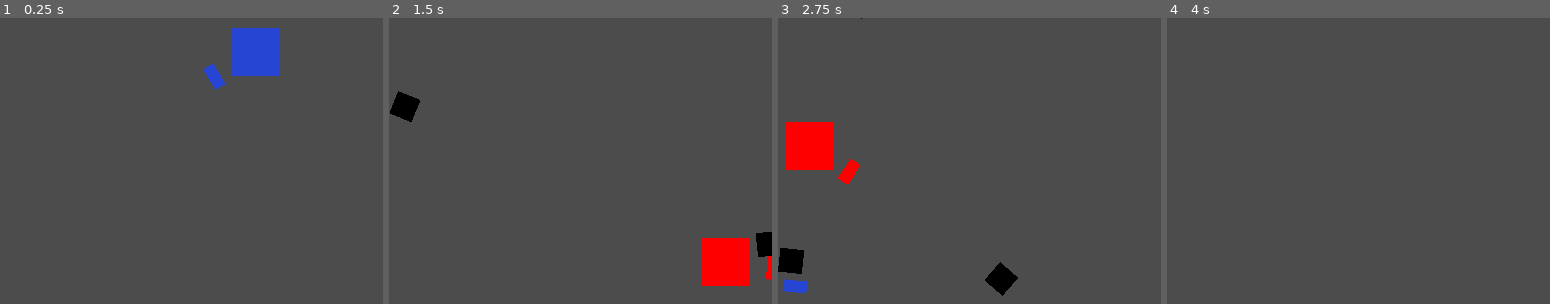
Above: before the commit, frames 1-4 (left to right).
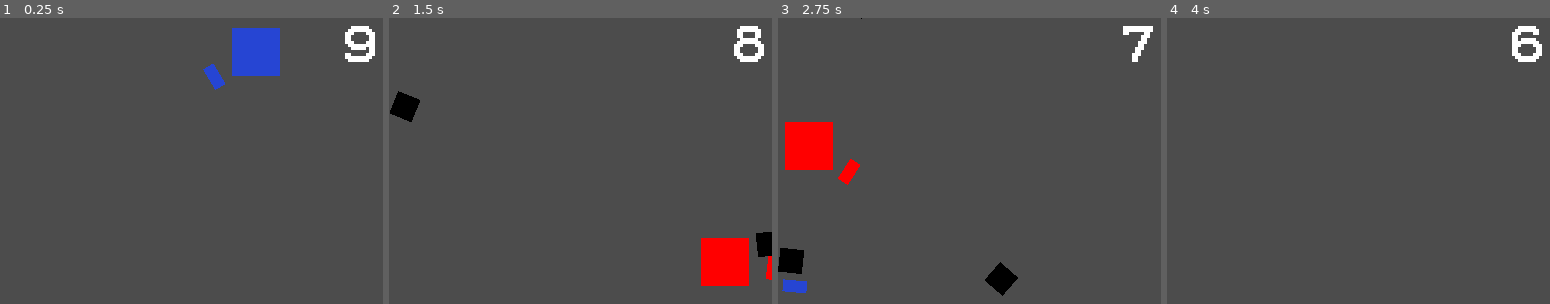
Above: after the commit, the same moments.

Repository: SaviHex/gmtk2020
Game: Godot game, scene res://core/Main/Main.tscn
The game is run twice, just before and just after one commit, with the same random seed, the same clock (stepped at 60 frames per second) and the same inputs.
Inputs (mouse positions are % of the whole screen's width and height, from its top left):
- Up to frame 1 (0.25 s): no input
- Up to frame 2 (1.5 s): tap Enter at 0.5 s; move the mouse to (72, 45) at 0.52 s; hold D (right) 0.53-1.28 s; click (72, 45) at 0.6 s; tap Space at 0.77 s; move the mouse to (30, 55) at 1.27 s; hold S (down) from 1.28 s (still down); click (30, 55) at 1.35 s
- Up to frame 3 (2.75 s): tap Space at 1.52 s; move the mouse to (60, 28) at 2.02 s; release S (down) at 2.03 s; hold D (right) from 2.03 s (still down); click (60, 28) at 2.1 s
- Up to frame 4 (4 s): move the mouse to (45, 70) at 2.77 s; release D (right) at 2.78 s; hold W (up) 2.78-3.53 s; click (45, 70) at 2.85 s; tap Space at 3.02, 3.77 s; move the mouse to (80, 65) at 3.52 s; hold A (left) from 3.53 s (still down); click (80, 65) at 3.6 s
The pictures show only the part of the screen within x 39-89%, y 6-56%; the shares and areas given below are measured in that part.

The runs differ from the first frame. In frame 1, 0.6% of the frame differs, in the area x 90-98%, y 2-16%; in frame 2, 0.6%; in frame 3, 0.4%; in frame 4, 0.6%.

Commit message:
Added basic level transition

Diff:
--- a/src/core/Main/Main.gd
+++ b/src/core/Main/Main.gd
@@ -1,13 +1,24 @@
 extends Node2D
 
+export(String) var next_level
+export(int) var wait_time
+
+onready var timer = get_node("Timer")
+onready var time_left_label = get_node("Timer/TimeLeft")
 
 var paths: Array
 var characters: Array
 
 func _ready() -> void:
+	timer.wait_time = wait_time
+	timer.start()
+
 	self.paths = $EnemyPaths.get_children()
 	self.characters = $Characters.get_children()
 	init_enemies()
+
+func _physics_process(delta):
+	time_left_label.set_text(str(floor(timer.time_left)))
 
 func _input(event: InputEvent) -> void:
 	if event is InputEventKey and event.scancode == KEY_SPACE and event.is_pressed():
@@ -23,7 +34,6 @@
 func get_next_char(i: int) -> Node2D:
 	return self.characters[(i + 1) % self.characters.size()]
 
-
 func switcheroo():
 	var i = 0
 	for c in self.characters:
@@ -36,3 +46,6 @@
 	self.characters.push_back(front_char)
 
 	init_enemies()
+
+func _on_Timer_timeout():
+	get_tree().change_scene(next_level)
--- a/src/core/Main/Main.tscn
+++ b/src/core/Main/Main.tscn
@@ -1,27 +1,34 @@
-[gd_scene load_steps=8 format=2]
+[gd_scene load_steps=11 format=2]
 
 [ext_resource path="res://core/player/Player.tscn" type="PackedScene" id=1]
 [ext_resource path="res://core/enemy/Enemy.tscn" type="PackedScene" id=2]
 [ext_resource path="res://core/Main/Main.gd" type="Script" id=3]
 [ext_resource path="res://core/EnemyPath/EnemyPath.tscn" type="PackedScene" id=4]
+[ext_resource path="res://fonts/pixel12x10/Pixel12x10.ttf" type="DynamicFontData" id=5]
+[ext_resource path="res://menus/main_theme.tres" type="Theme" id=6]
 
-[sub_resource type="Curve2D" id=3]
+[sub_resource type="Curve2D" id=1]
 _data = {
 "points": PoolVector2Array( 0, 0, 0, 0, 21.6484, 24.9131, 0, 0, 0, 0, 98.973, 17.1483, 0, 0, 0, 0, 121.297, 87.6787, 0, 0, 0, 0, 47.5311, 122.944, 0, 0, 0, 0, 21.6484, 24.9131 )
 }
 
-[sub_resource type="Curve2D" id=4]
+[sub_resource type="Curve2D" id=2]
 _data = {
 "points": PoolVector2Array( 0, 0, 0, 0, 181.149, 11.6408, 0, 0, 0, 0, 232.092, 143.715, 0, 0, 0, 0, 140.017, 165.224, 0, 0, 0, 0, 181.149, 11.6408 )
 }
 
-[sub_resource type="Curve2D" id=5]
+[sub_resource type="Curve2D" id=3]
 _data = {
 "points": PoolVector2Array( 0, 0, 0, 0, 19.2637, 112.772, 0, 0, 0, 0, 7.56569, 170.507, 0, 0, 0, 0, 119.263, 111.262, 0, 0, 0, 0, 163.413, 178.809, 0, 0, 0, 0, 252.469, 114.659, 0, 0, 0, 0, 219.639, 172.394, 0, 0, 0, 0, 157.375, 127.489, 0, 0, 0, 0, 86.8101, 167.488, 0, 0, 0, 0, 19.2637, 112.772 )
 }
 
+[sub_resource type="DynamicFont" id=4]
+font_data = ExtResource( 5 )
+
 [node name="Main" type="Node2D"]
 script = ExtResource( 3 )
+next_level = "res://core/Main/Main.tscn"
+wait_time = 10
 
 [node name="Characters" type="Node" parent="."]
 
@@ -39,10 +46,28 @@
 [node name="EnemyPaths" type="Node" parent="."]
 
 [node name="EnemyPath" parent="EnemyPaths" instance=ExtResource( 4 )]
+curve = SubResource( 1 )
+
+[node name="EnemyPath2" parent="EnemyPaths" instance=ExtResource( 4 )]
+curve = SubResource( 2 )
+
+[node name="EnemyPath3" parent="EnemyPaths" instance=ExtResource( 4 )]
 curve = SubResource( 3 )
 
-[node name="EnemyPath2" parent="EnemyPaths" instance=ExtResource( 4 )]
-curve = SubResource( 4 )
+[node name="Timer" type="Timer" parent="."]
 
-[node name="EnemyPath3" parent="EnemyPaths" instance=ExtResource( 4 )]
-curve = SubResource( 5 )
+[node name="TimeLeft" type="RichTextLabel" parent="Timer"]
+anchor_right = 1.0
+anchor_bottom = 1.0
+margin_left = 216.0
+margin_top = 16.0
+margin_bottom = -144.0
+rect_clip_content = false
+theme = ExtResource( 6 )
+custom_fonts/normal_font = SubResource( 4 )
+bbcode_enabled = true
+__meta__ = {
+"_edit_use_anchors_": false,
+"_editor_description_": ""
+}
+[connection signal="timeout" from="Timer" to="." method="_on_Timer_timeout"]
